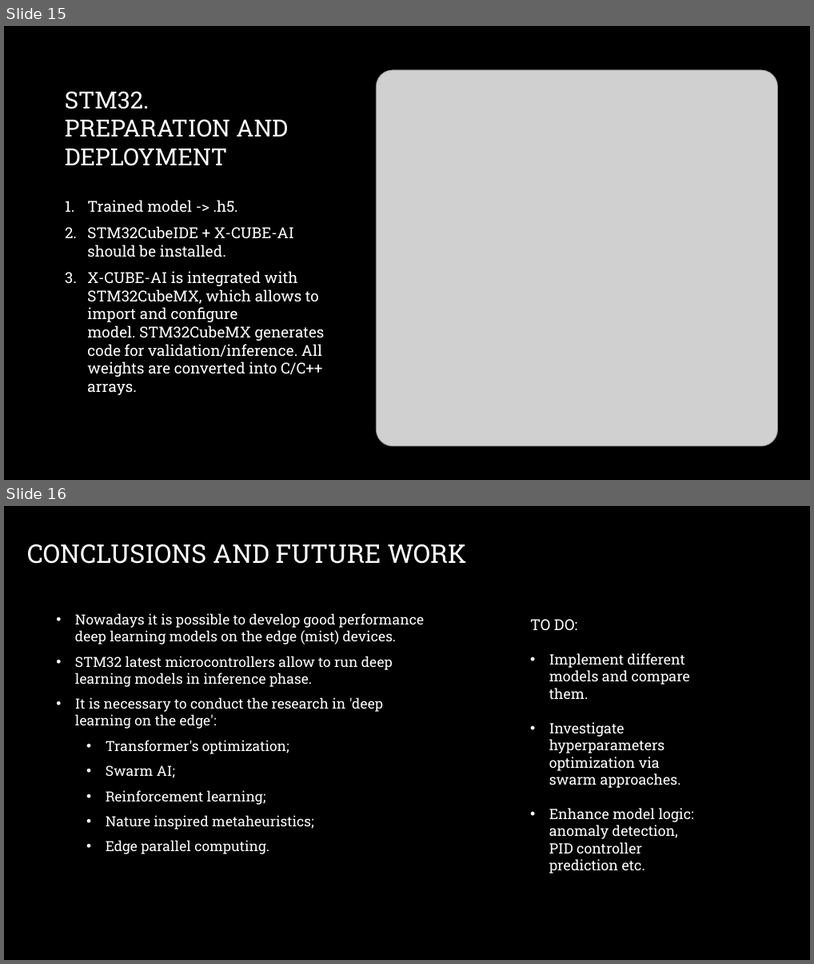
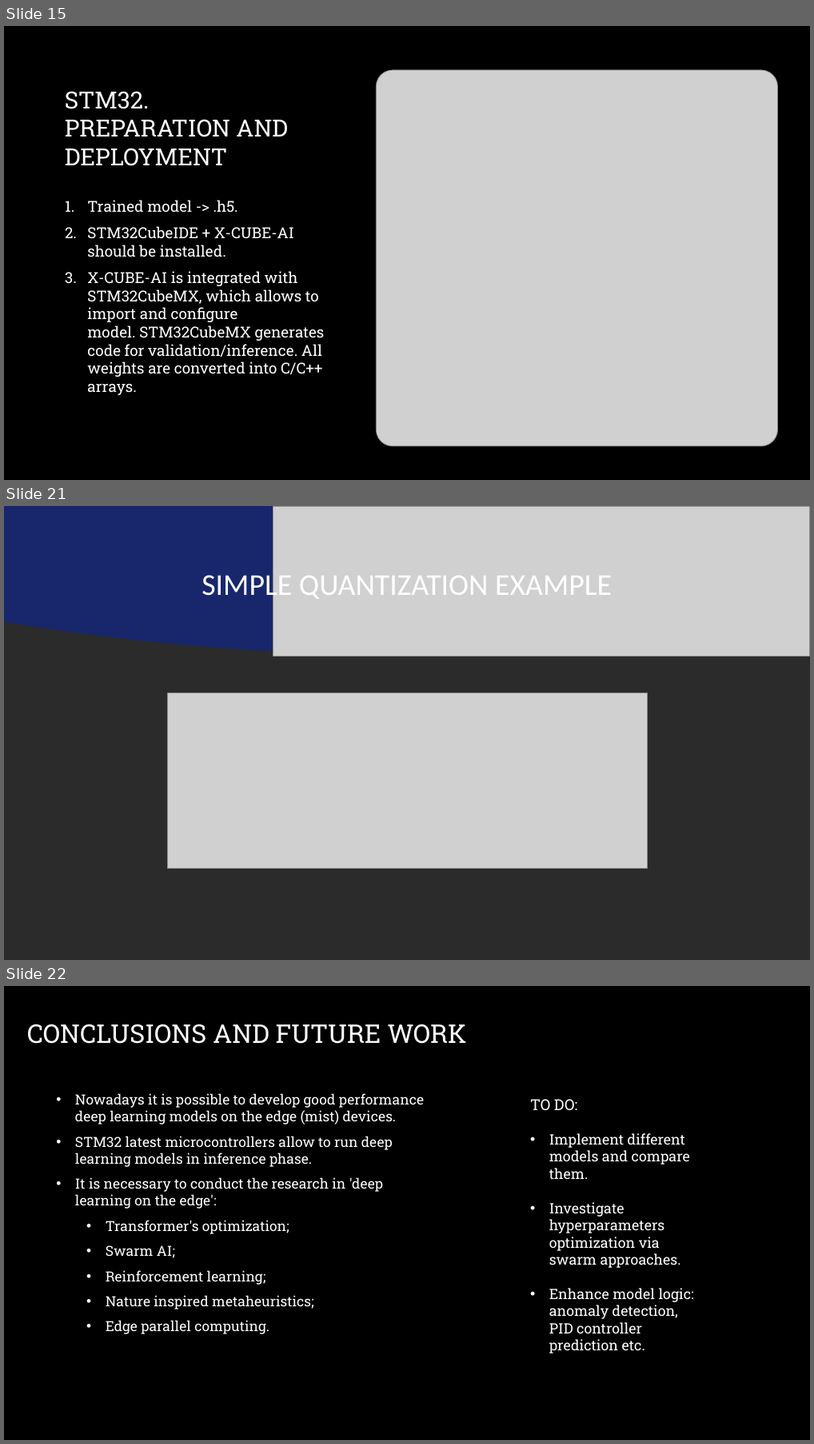
Before and after one commit to ucu-edge/workshop, a slide deck: UCU.pptx. Shown one above the other, each under a label of ours: slides 15 and 16 before the commit, slides 15, 21 and 22 after it; the slides between them are not shown. The pictures are 814x964 and 814x1444 pixels, drawn with LibreOffice and Linux fonts; fonts in the diff are those of the drawing; grey boxes stand for pictures; background and template pictures are left out; a plain dark background stands for a picture behind light text. Boxes give left, top, right and bottom in pixels: in the first picture for what was removed or moved away, otherwise in the second. Text is boxed around its words. In the diff, an @@ line names an element or a change of style, - is before the commit and + after.

```diff
--- a/UCU.pptx
+++ b/UCU.pptx
@@ slide 21 added at [4, 506, 810, 960], background picture (left out) @@
@@ rectangle added at [4, 506, 810, 960], fill #EBEBEB @@
@@ freeform shape added at [4, 506, 810, 656], fill #18276C @@
@@ picture added at [274, 506, 810, 656] @@
@@ title added at [202, 569, 612, 602], 36 pt, text #FFFFFF @@
+SIMPLE QUANTIZATION EXAMPLE
@@ picture added at [167, 693, 648, 868] @@
@@ what was slide 16 is now slide 22 @@
```
Also in this commit, not shown: 2 slides changed, 5 other slides added.
